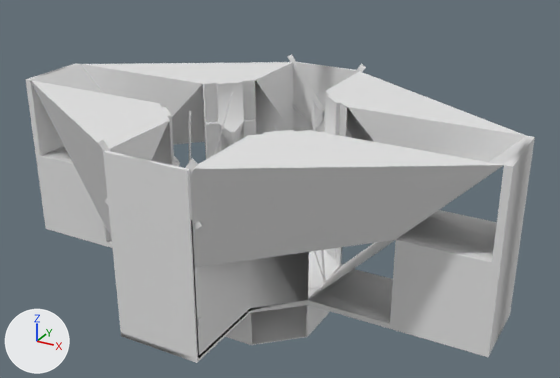
An edit to the FBX model FreeForFall/Assets/Volcano2.fbx, drawn before and after from the same camera.
One viewpoint serves both versions: a 50 mm lens placed at (537.0, -896.0, 641.0), pointed at (38.0, 13.0, 187.0). The axes (+X, +Y, +Z) are drawn at lower left. The lights are the same throughout.
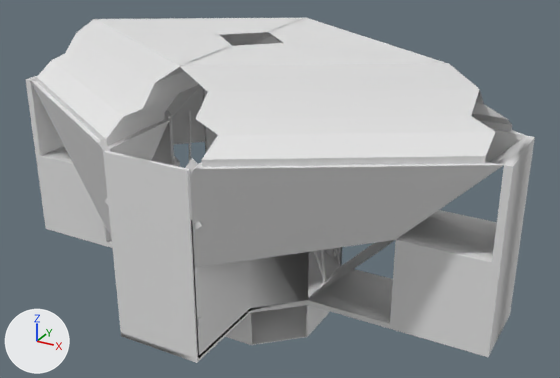
Pixel boxes (x1, y1, x2, y2) of what changed, in the pictures (560 x 378 px):
'Cube.006', added: after (37, 17, 512, 167)
'Cube.005', added: after (326, 248, 340, 266)
'Cube.003', unchanged, covered by the edit: before (31, 62, 526, 169); after (31, 80, 526, 169)

What the commit changed:
Mesh me_cube_006 is new.
It has 96 vertices, 88 faces and spans x -345.0..345.0, y -226.0..226.0, z -35.0..58.0.
Mesh me_cube_005 is new.
It has 160 vertices, 164 faces and spans x -119.0..119.0, y -111.0..111.0, z 60.0..123.0.
Object 'Cube.006' (ob_cube_006) is new; it shows me_cube_006.
Its location is (0.0, 0.0, 347.0).
Object 'Cube.005' (ob_cube_005) is new; it shows me_cube_005.
Its location is (0.0, 0.0, 0.0).
